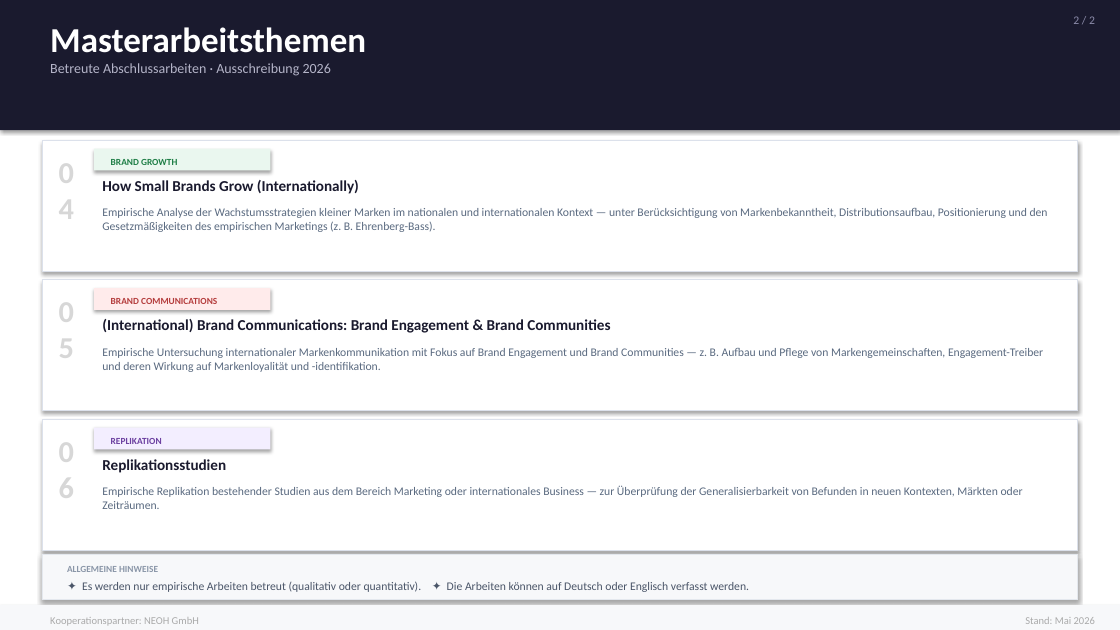
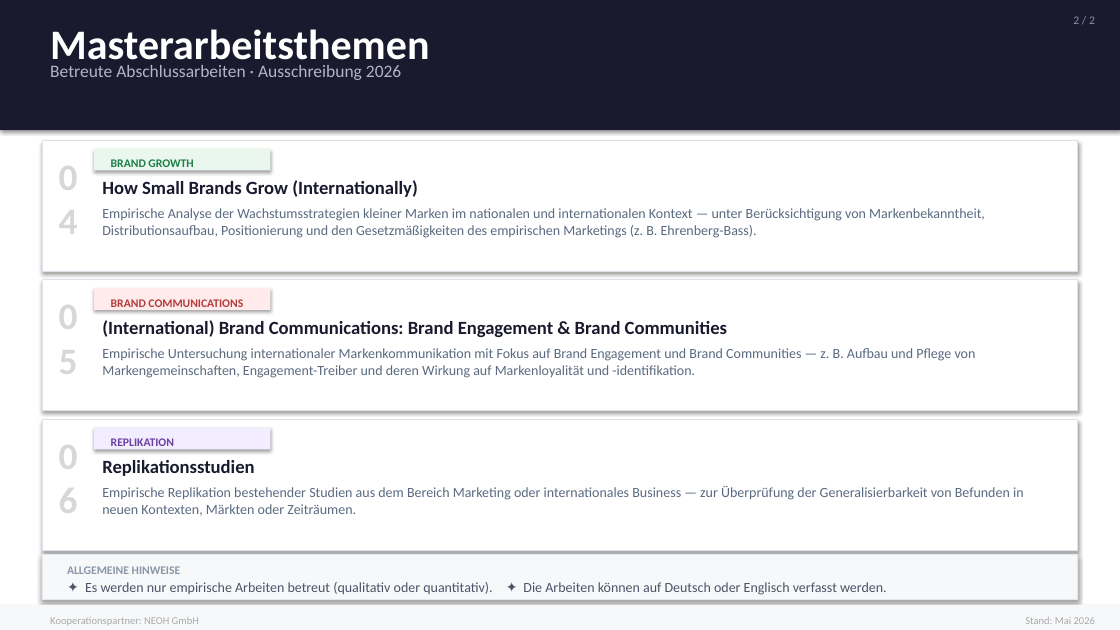
Before and after one commit to arnefloh-wu/My-first-repo, a slide deck: slide 2 of masterarbeitsthemen.pptx. Drawn at 1120x630 pixels with LibreOffice and Linux fonts; fonts in the diff are those of the drawing. Boxes give left, top, right and bottom in pixels: in the first picture for what was removed or moved away, otherwise in the second. Text is boxed around its words. In the diff, an @@ line names an element or a change of style, - is before the commit and + after.

```diff
--- a/masterarbeitsthemen.pptx
+++ b/masterarbeitsthemen.pptx
@@ text "Masterarbeitsthemen" at box(50, 29, 429, 70): size 30 to 36 pt @@
@@ text "Betreute Abschlussarbeiten · Ausschreibung 2026" at box(50, 65, 401, 80): size 12 to 15 pt @@
@@ size 26 to 32 pt in 3 elements at box(50, 149, 92, 280), box(50, 288, 92, 419), box(50, 428, 92, 559) @@
@@ size 13 to 16 pt in 3 elements at box(102, 180, 418, 197), box(102, 320, 727, 337), box(102, 460, 254, 476) @@
@@ size 8 to 10 pt in 4 elements at box(111, 159, 193, 167), box(111, 299, 243, 307), box(111, 438, 174, 450), box(67, 566, 181, 574) @@
@@ size 10 to 12 pt in 4 elements at box(102, 208, 985, 238), box(102, 348, 976, 378), box(102, 486, 1024, 516), box(85, 582, 887, 595) @@
```
Also in this commit, not shown: 1 other slide changed, 1 other file.
